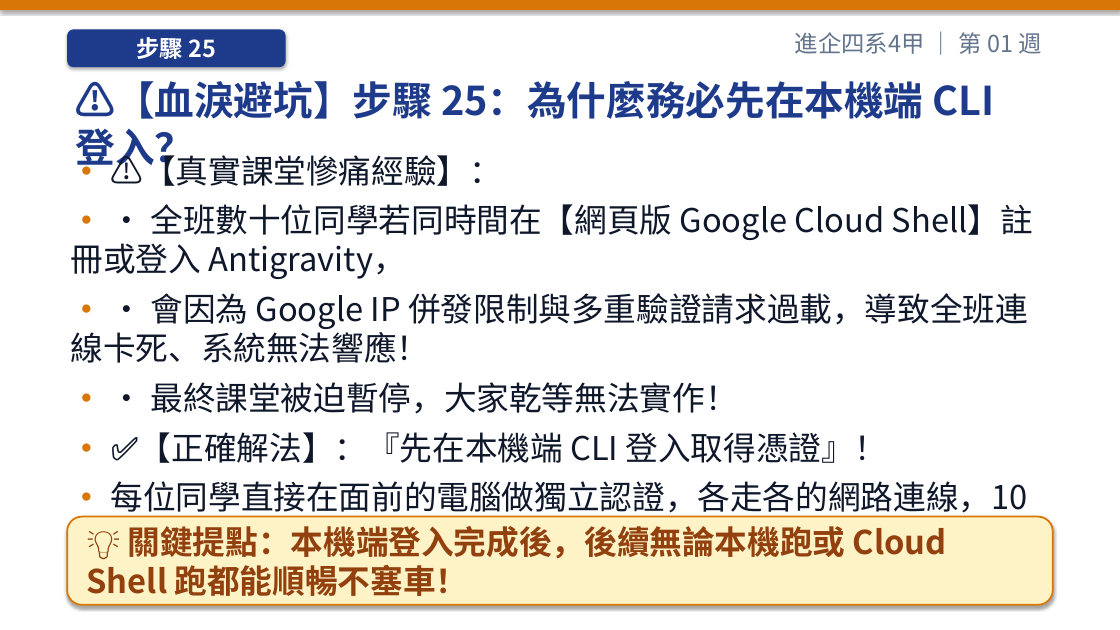
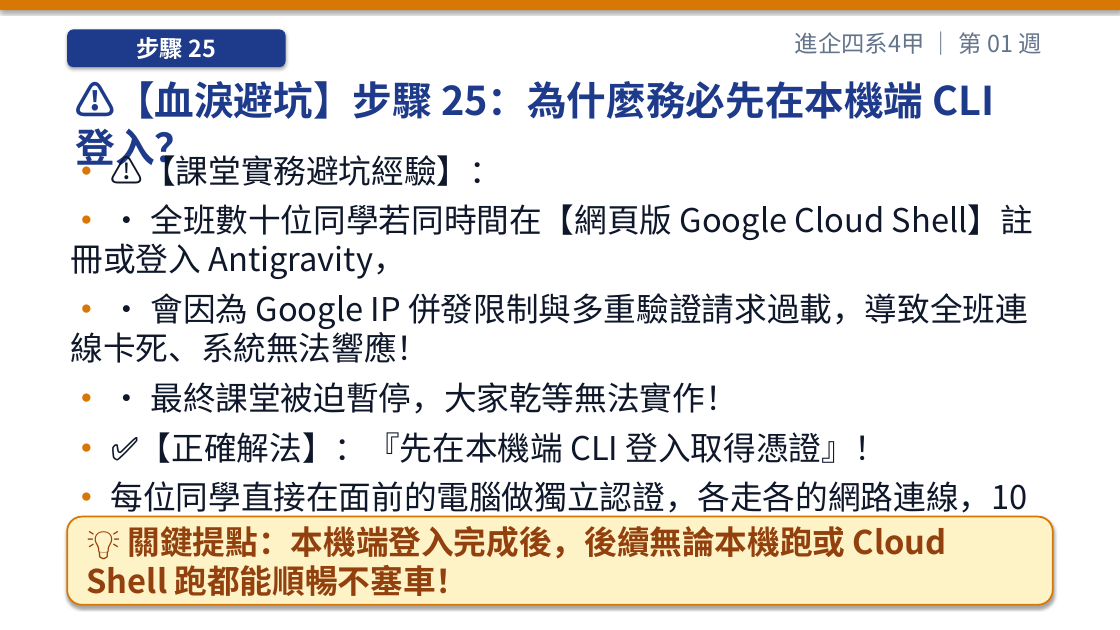
Before and after one commit to h12s12bs/vnu-enterprise-resource-planning, a slide deck: slide 43 of 01_每週教學簡報_PPT/ERP_第01週_課程導論、ERP_概念演進與數位轉型.pptx. Drawn at 1120x630 pixels with LibreOffice and Linux fonts; fonts in the diff are those of the drawing. Boxes give left, top, right and bottom in pixels: in the first picture for what was removed or moved away, otherwise in the second. Text is boxed around its words. In the diff, an @@ line names an element or a change of style, - is before the commit and + after.

```diff
--- a/01_每週教學簡報_PPT/ERP_第01週_課程導論、ERP_概念演進與數位轉型.pptx
+++ b/01_每週教學簡報_PPT/ERP_第01週_課程導論、ERP_概念演進與數位轉型.pptx
@@ text at bbox=[111, 149, 503, 186]: text changed @@
-• ⚠️【真實課堂慘痛經驗】：
+• ⚠️【課堂實務避坑經驗】：
```
Also in this commit, not shown: 12 other slides changed, 46 other files.
